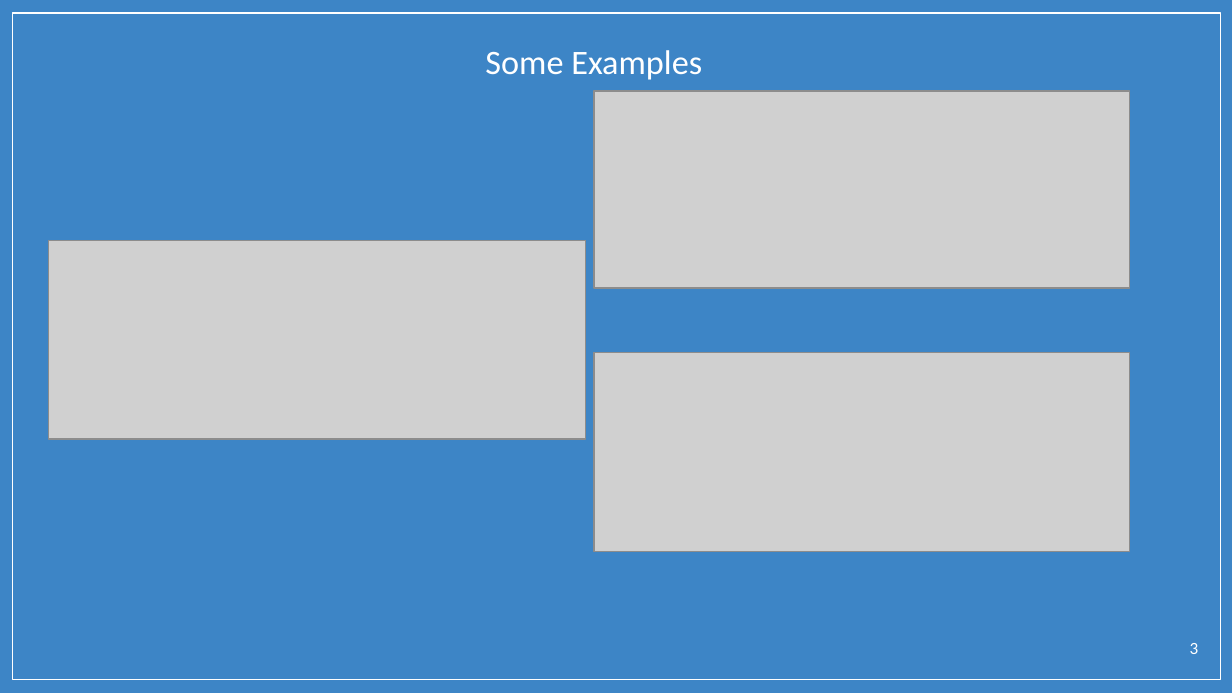
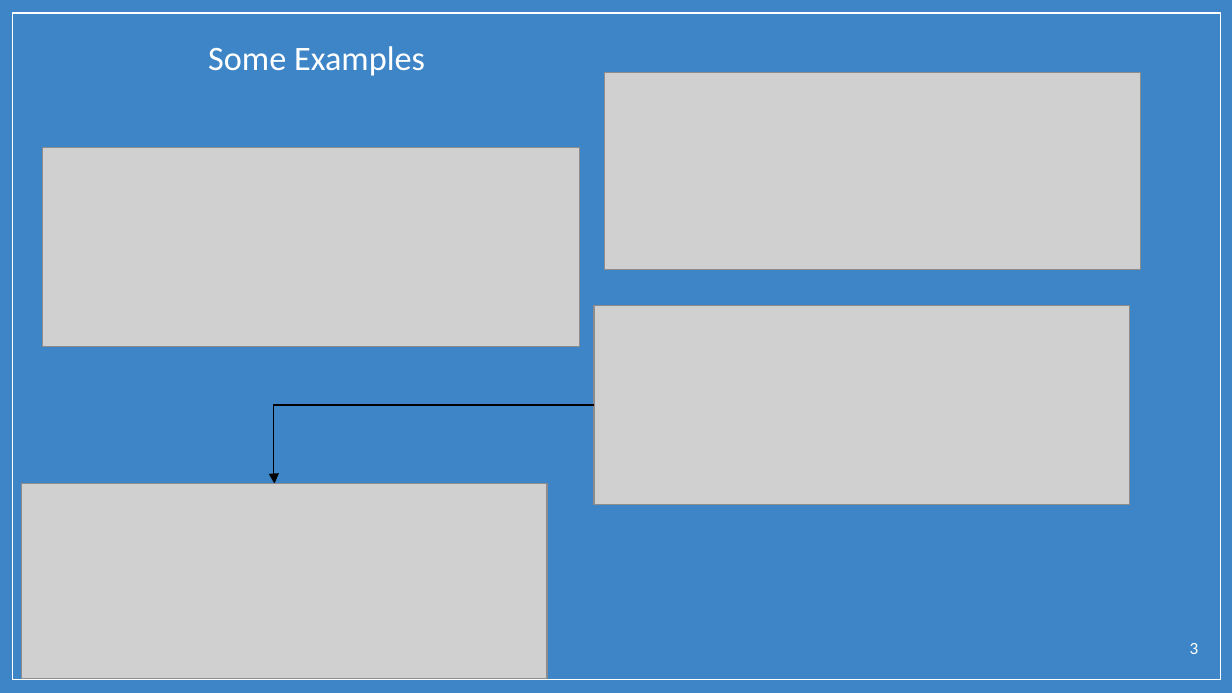
Before and after one commit to borjaf696/cv_test, a slide deck: slide 3 of valeo_assessment.pptx. Drawn at 1232x693 pixels with LibreOffice and Linux fonts; fonts in the diff are those of the drawing; grey boxes stand for pictures; background and template pictures are left out. Boxes give left, top, right and bottom in pixels: in the first picture for what was removed or moved away, otherwise in the second. Text is boxed around its words. In the diff, an @@ line names an element or a change of style, - is before the commit and + after.

```diff
--- a/valeo_assessment.pptx
+++ b/valeo_assessment.pptx
@@ title "Some Examples": place and size @@
-title "Some Examples" at <box>485,50,702,80</box>
+title "Some Examples" at <box>208,46,425,76</box>
@@ picture: place and size @@
-picture at <box>594,91,1130,288</box>
+picture at <box>605,73,1141,270</box>
@@ picture: place and size @@
-picture at <box>48,240,585,439</box>
+picture at <box>43,148,580,346</box>
@@ picture: place and size @@
-picture at <box>594,352,1130,551</box>
+picture at <box>594,306,1130,504</box>
@@ elbow arrow added from (594, 405) to (275, 484), #000000 0.75 pt @@
@@ picture added at <box>21,484,546,679</box> @@
```
Also in this commit, not shown: 4 other slides changed, 4 slides added, 4 slides removed, 3 other files.
